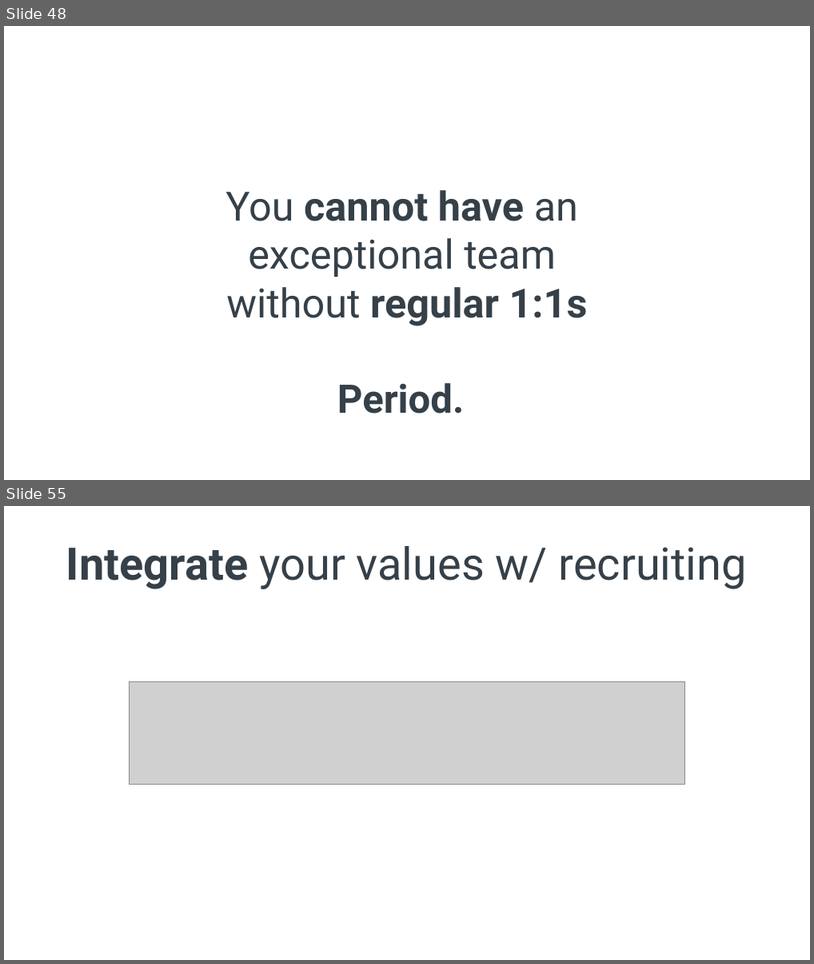
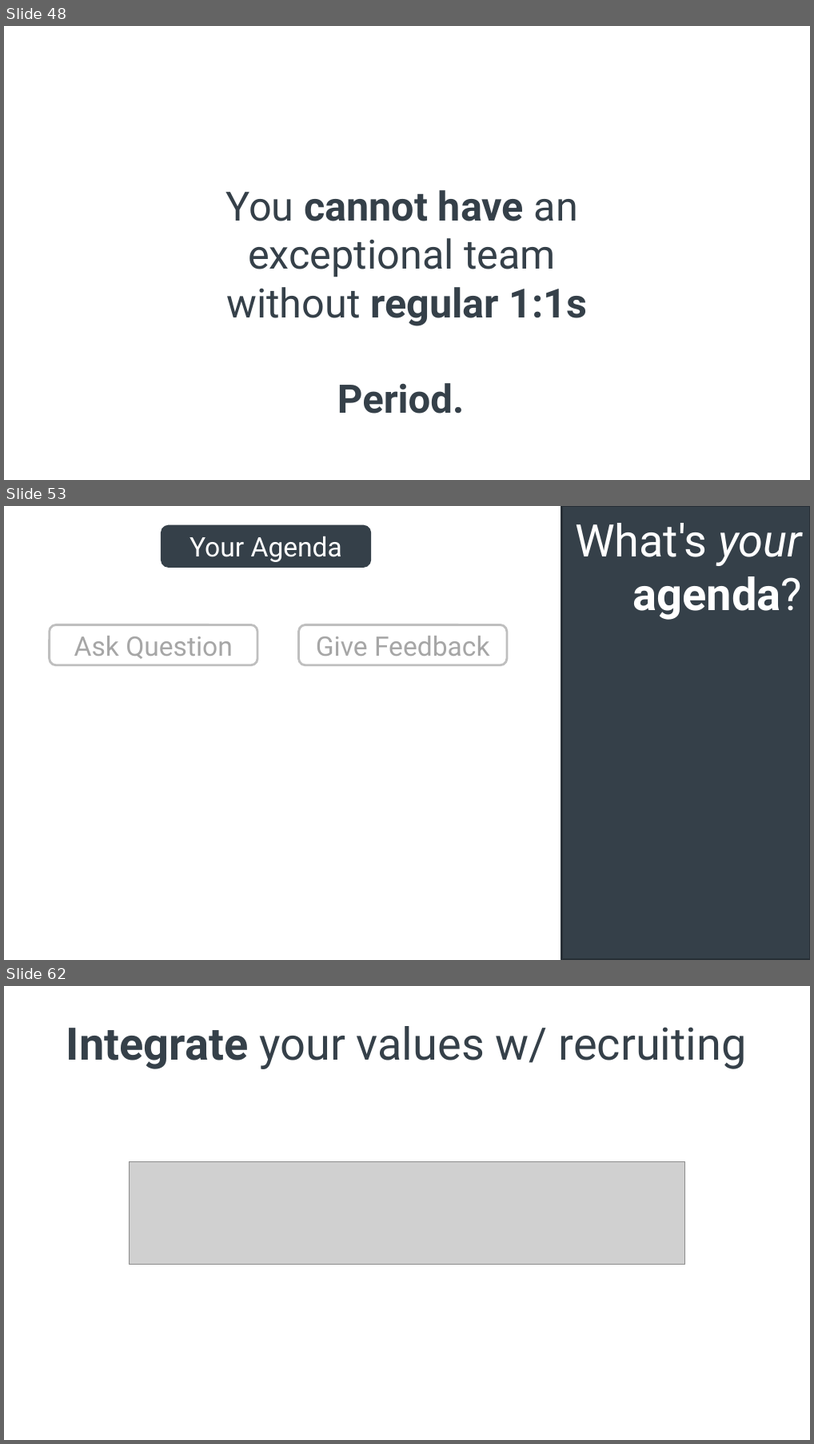
Before and after one commit to spetryjohnson/Talk---Hiring--Firing--and-Inspiring, a slide deck: Hiring, Firing, and Inspiring.pptx. Shown one above the other, each under a label of ours: slides 48 and 55 before the commit, slides 48, 53 and 62 after it; the slides between them are not shown. The pictures are 814x964 and 814x1444 pixels, drawn with LibreOffice and Linux fonts; fonts in the diff are those of the drawing; grey boxes stand for pictures. Boxes give left, top, right and bottom in pixels: in the first picture for what was removed or moved away, otherwise in the second. Text is boxed around its words. In the diff, an @@ line names an element or a change of style, - is before the commit and + after.

```diff
--- a/Hiring, Firing, and Inspiring.pptx
+++ b/Hiring, Firing, and Inspiring.pptx
@@ slide 53 added at (4,506,810,960), background #FFFFFF @@
@@ rounded rectangle added at (162,526,370,567), fill #354049, outline #354049 2 pt, 24 pt, text #FFFFFF @@
+Your Agenda
@@ rectangle added at (562,506,810,958), fill #354049, outline #272F36 2 pt @@
@@ text added at (575,523,802,620), 40 pt, text #FFFFFF @@
+What's your agenda?
@@ rounded rectangle added at (49,624,258,665), fill #FFFFFF, outline #BFBFBF 2 pt, 24 pt, text #A6A6A6 @@
+Ask Question
@@ rounded rectangle added at (299,624,507,665), fill #FFFFFF, outline #BFBFBF 2 pt, 24 pt, text #A6A6A6 @@
+Give Feedback
@@ what was slide 55 is now slide 62 @@
```
Also in this commit, not shown: 7 slides changed, 6 other slides added, 1 other file.
